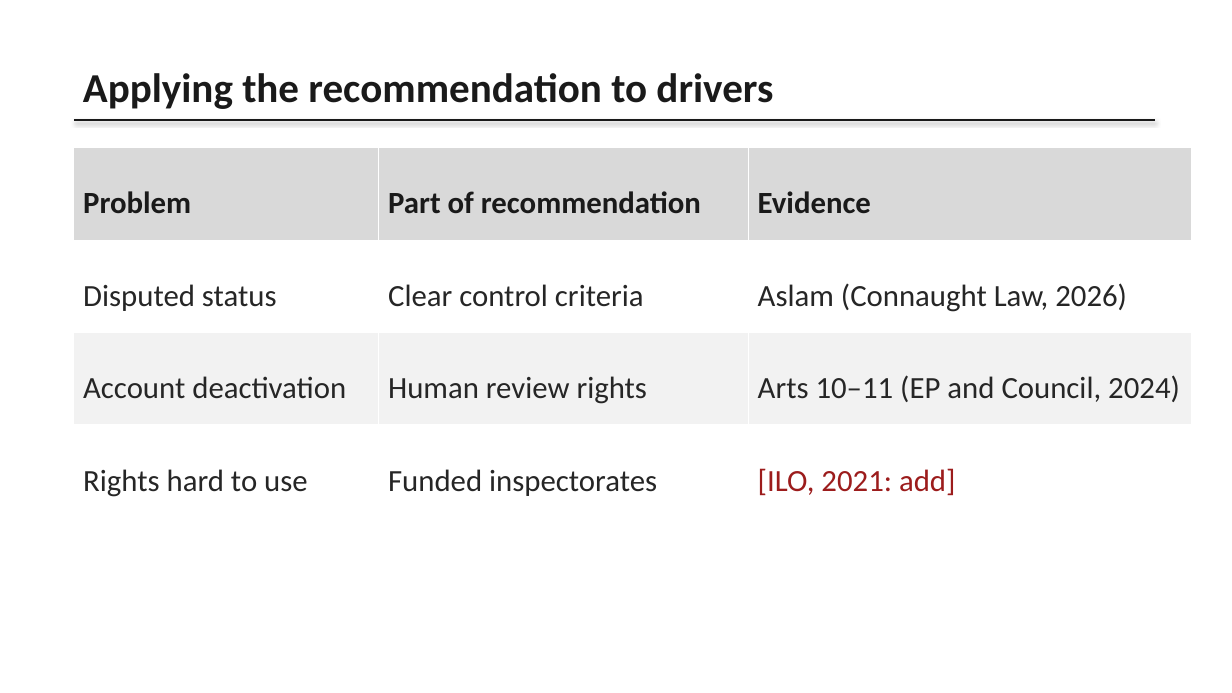
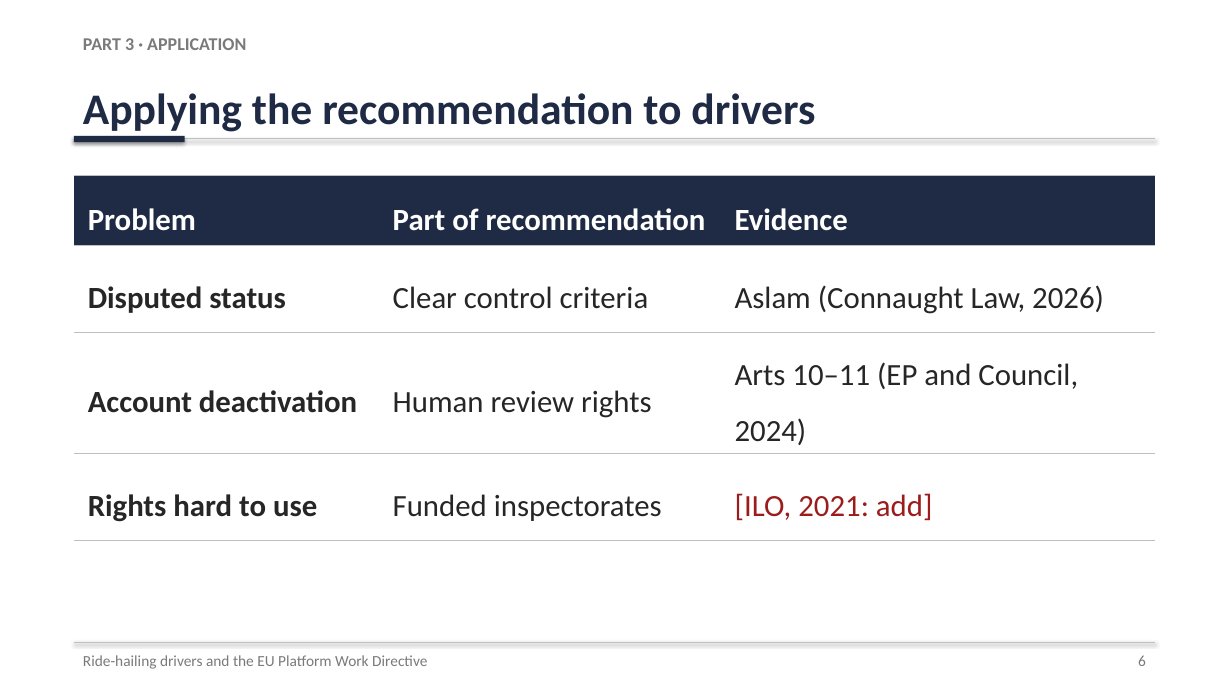
Before and after one commit to karanrg22-svg/skill, a slide deck: slide 6 of Ride-Hailing_Presentation.pptx. Drawn at 1232x693 pixels with LibreOffice and Linux fonts; fonts in the diff are those of the drawing. Boxes give left, top, right and bottom in pixels: in the first picture for what was removed or moved away, otherwise in the second. Text is boxed around its words. In the diff, an @@ line names an element or a change of style, - is before the commit and + after.

```diff
--- a/Ride-Hailing_Presentation.pptx
+++ b/Ride-Hailing_Presentation.pptx
@@ text "Applying the recommendation to drivers" moved from (x1=83, y1=73, x2=773, y2=109) to (x1=83, y1=93, x2=815, y2=132) @@
@@ text "Applying the recommendation to drivers" at (x1=83, y1=93, x2=815, y2=132): size 32 to 34 pt, text colour #1A1A1A to #1F2A44 @@
@@ text added at (x1=83, y1=38, x2=246, y2=50), 14 pt, text #7A7A7A, bold @@
+PART 3 · APPLICATION
@@ line moved from (74, 120) - (1155, 120) to (74, 139) - (1155, 139) @@
@@ line (74, 139) - (1155, 139): stroke #1A1A1A 1.5 pt to #BFBFBF 0.75 pt @@
@@ rectangle added at (x1=74, y1=136, x2=185, y2=142), fill #1F2A44 @@
@@ table at (x1=74, y1=176, x2=1155, y2=526) @@
@@ fill #D9D9D9 to #1F2A44 in row 1 @@
@@ fill #F2F2F2 to #FFFFFF in row 3 @@
@@ text colour #1A1A1A to #FFFFFF in "Problem", "Part of recommendation", "Evidence" @@
@@ bold on in "Disputed status", "Account deactivation", "Rights hard to use" @@
@@ borders changed @@
@@ table resized from (x1=74, y1=148, x2=1192, y2=518) to (x1=74, y1=176, x2=1155, y2=526) @@
@@ line added from (74, 642) to (1155, 642), #BFBFBF 0.75 pt @@
@@ text added at (x1=83, y1=655, x2=427, y2=669), 12 pt, text #7A7A7A @@
+Ride-hailing drivers and the EU Platform Work Directive
@@ text added at (x1=1138, y1=655, x2=1146, y2=666), 12 pt, text #7A7A7A @@
+6
```
Also in this commit, not shown: 8 other slides changed, 1 slide added.
